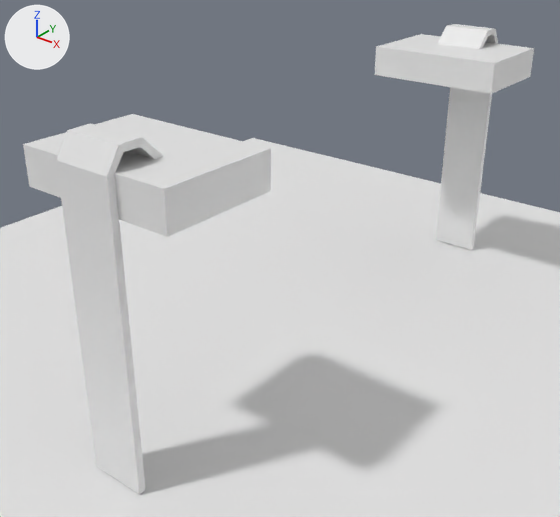
The Blender file blender_example/server_new.blend as it was, and as the next commit left it.
Before and after are seen from a camera (50 mm lens) standing at (7.87, -10.9, 8.43) and looking at (-0.53, -0.4, 1.93). Arrows for +X, +Y and +Z are at upper left; the lights stay in place.
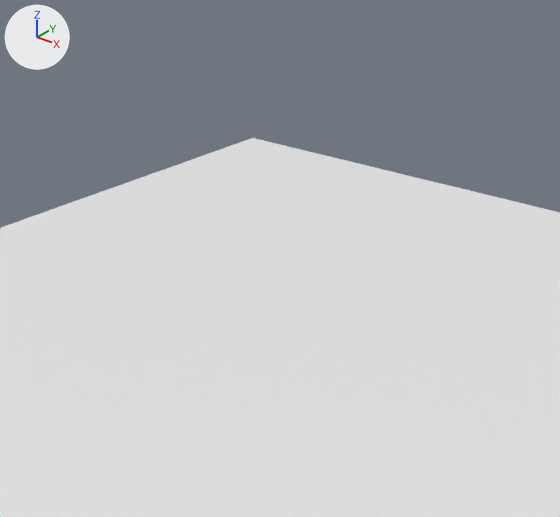
Where the change shows, as pixel boxes [x1, y1, x2, y2] in the pictures (560 x 517 px):
```json
{"object": "Cube.002", "change": "hidden", "before": [23, 114, 271, 495]}
{"object": "Cube", "change": "hidden", "before": [375, 24, 534, 250]}
```

Edits to the scene script, one JSON object a line:
```json
{"op": "add", "block": "ob_cube_002", "code": "ob_cube_002.hide_set(True)  # its collection is switched off"}
{"op": "add", "block": "ob_cube", "code": "ob_cube.hide_set(True)  # its collection is switched off"}
```
